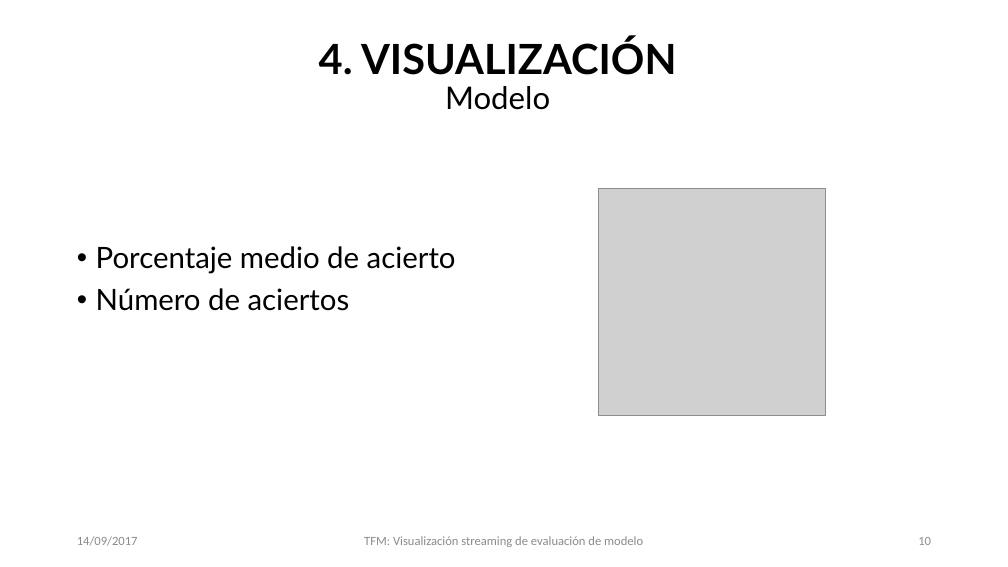
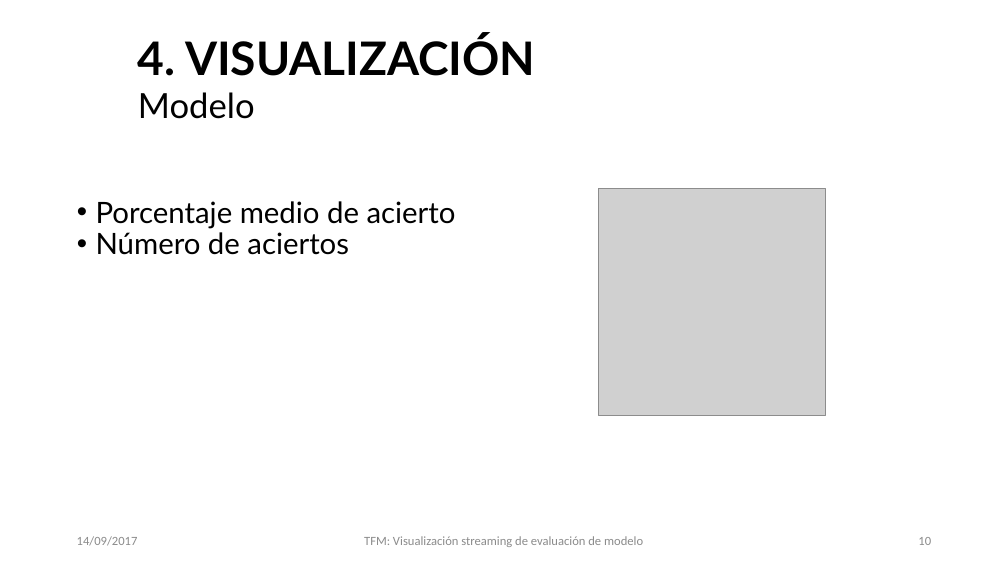
Before and after one commit to IABcb/TFM, a slide deck: slide 10 of slides/TFM.pptx. Drawn at 1008x567 pixels with LibreOffice and Linux fonts; fonts in the diff are those of the drawing; grey boxes stand for pictures; background and template pictures are left out. Boxes give left, top, right and bottom in pixels: in the first picture for what was removed or moved away, otherwise in the second. Text is boxed around its words. In the diff, an @@ line names an element or a change of style, - is before the commit and + after.

```diff
--- a/slides/TFM.pptx
+++ b/slides/TFM.pptx
@@ text at (138,34,535,119): text changed; size 39.6 to 44 pt @@
-4. VISUALIZACIÓN
-Modelo
+4. VISUALIZACIÓN
+Modelo
@@ text "Porcentaje medio de acierto" at (96,201,456,255): less space between paragraphs @@
@@ text "14/09/2017" at (77,536,138,546): text colour #8C8C8C to #8B8B8B @@
@@ text "TFM: Visualización streaming de evaluación ..." at (364,536,643,547): text colour #8C8C8C to #8B8B8B @@
```
Also in this commit, not shown: 10 other slides changed, 14 other files.
